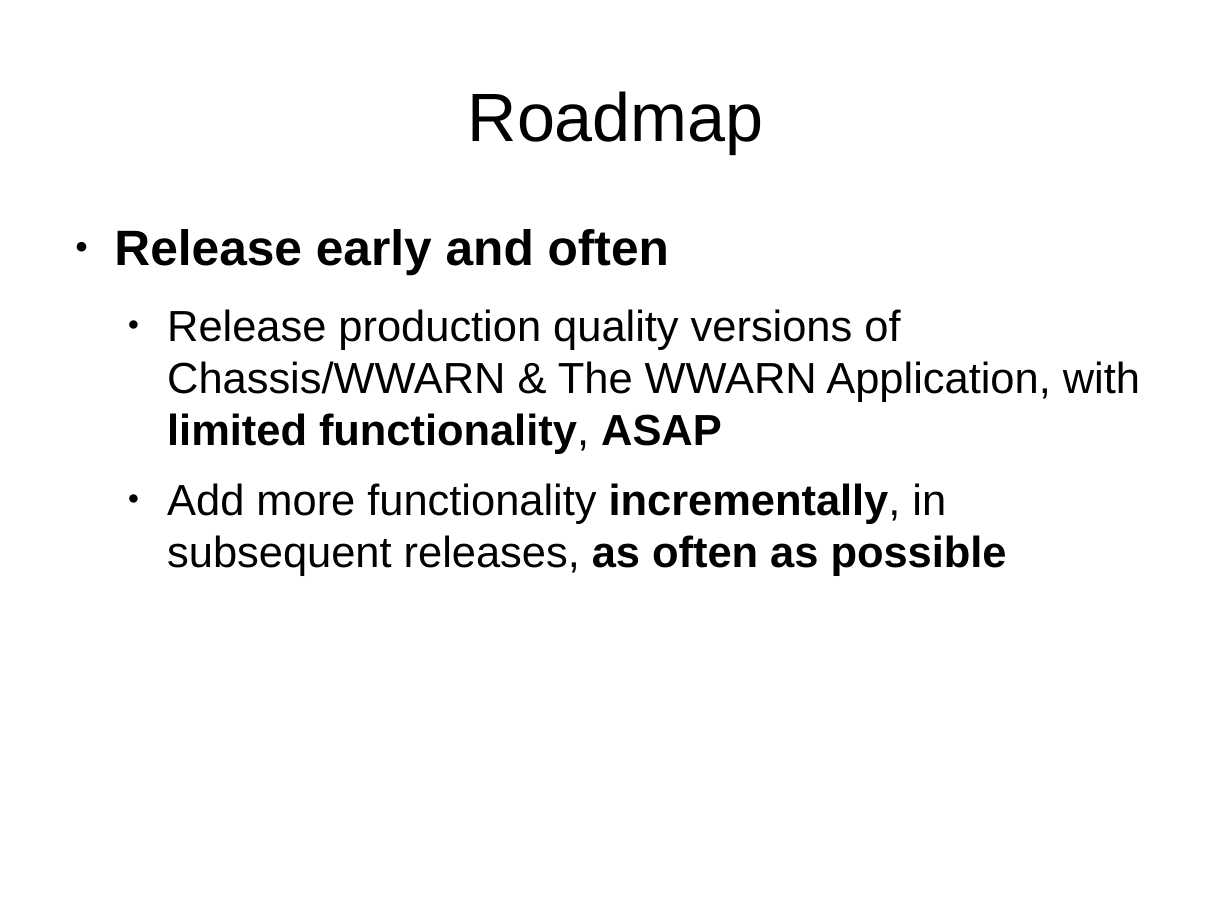
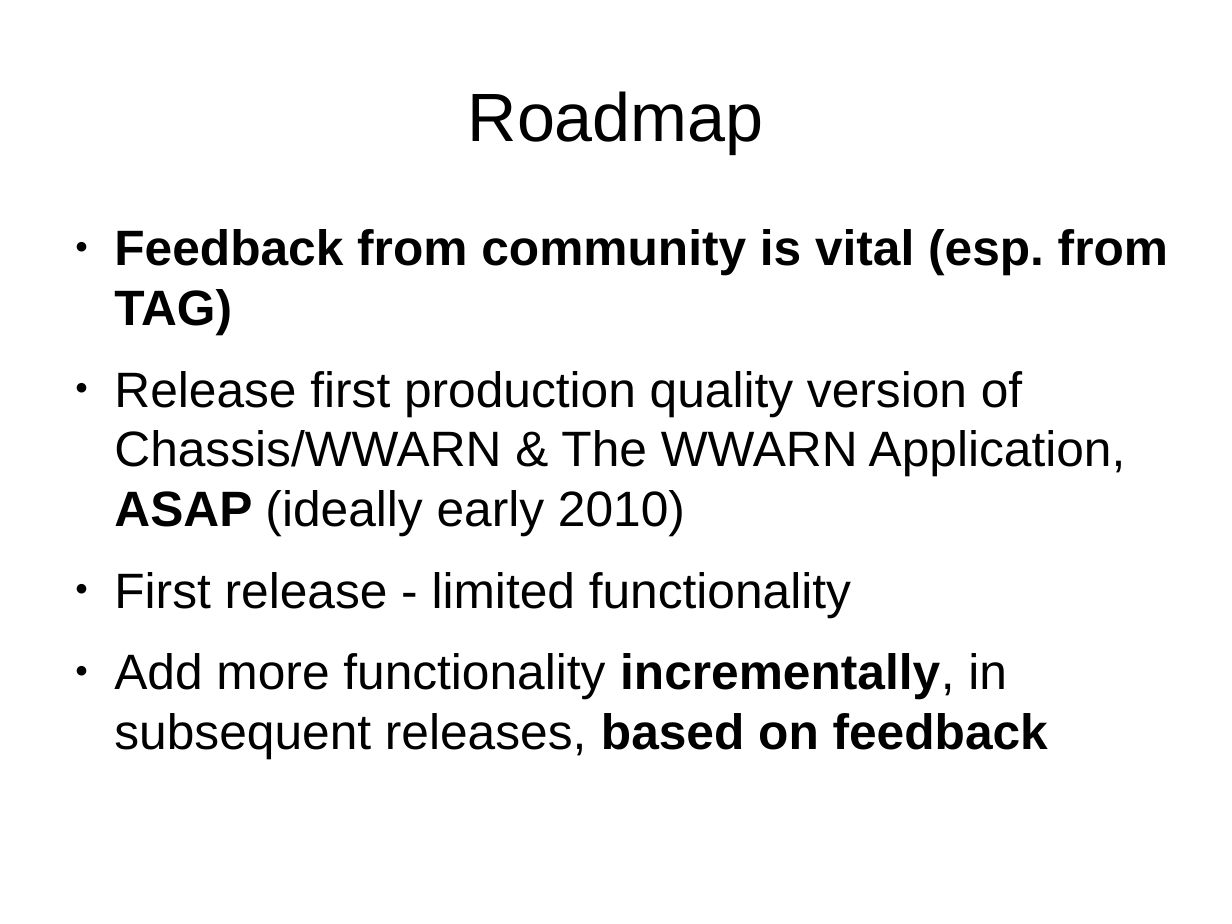
Before and after one commit to timp/dsn-chassis, a slide deck: slide 7 of wwarn/docs/content/presentations/20090911-wwarn-informatics-overview.odp (slide 6 before the commit). Drawn at 1232x924 pixels with LibreOffice and Linux fonts; fonts in the diff are those of the drawing. Boxes give left, top, right and bottom in pixels: in the first picture for what was removed or moved away, otherwise in the second. Text is boxed around its words. In the diff, an @@ line names an element or a change of style, - is before the commit and + after.

Commit message:
versions ready for presentation

```diff
--- a/wwarn/docs/content/presentations/20090911-wwarn-informatics-overview.odp
+++ b/wwarn/docs/content/presentations/20090911-wwarn-informatics-overview.odp
@@ text at (114,229,1168,758): text changed; size 28 to 32 pt @@
-● Release early and often
-  ● Release production quality versions of Chassis/WWARN & The WWARN Application, with limited functionality, ASAP
-  ● Add more functionality incrementally, in subsequent releases, as often as possible
+● Feedback from community is vital (esp. from TAG)
+● Release first production quality version of Chassis/WWARN & The WWARN Application, ASAP (ideally early 2010)
+● First release - limited functionality
+● Add more functionality incrementally, in subsequent releases, based on feedback
```
Also in this commit, not shown: 5 other slides changed, 1 slide added, 3 slides removed, 1 other file.
